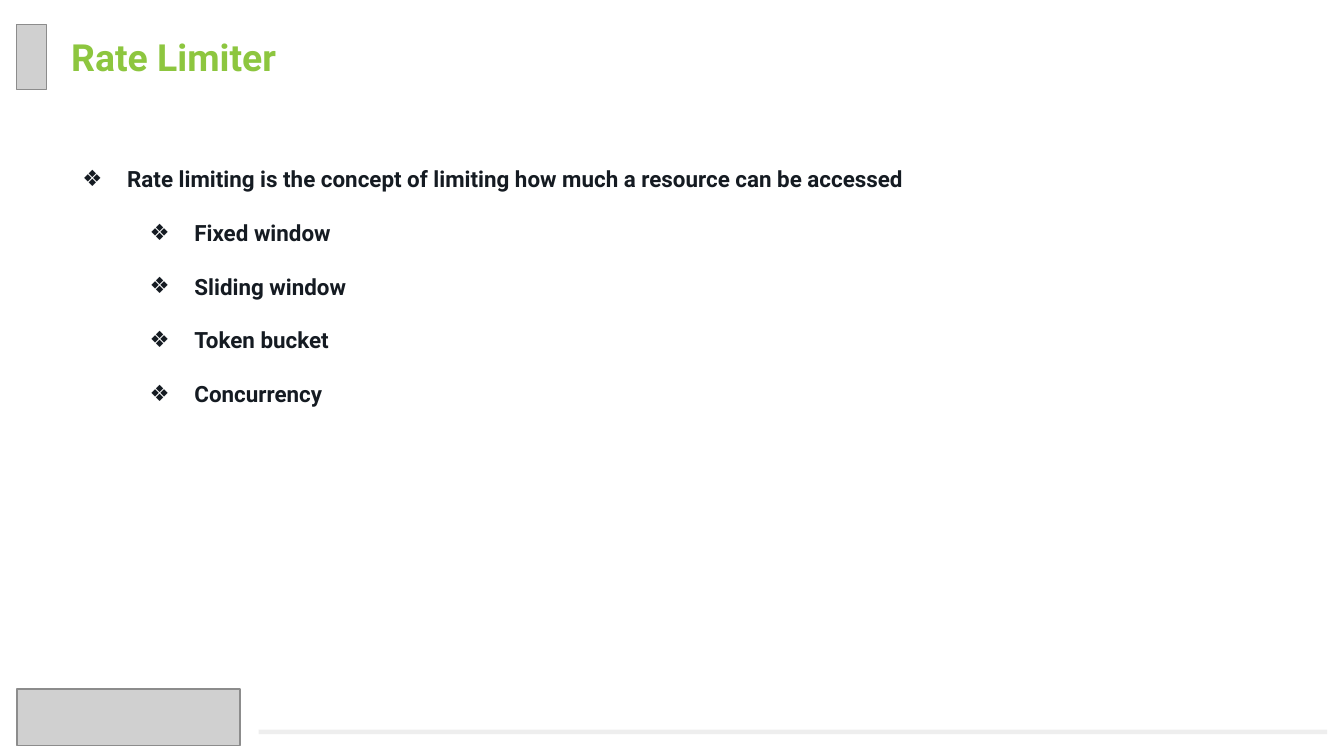
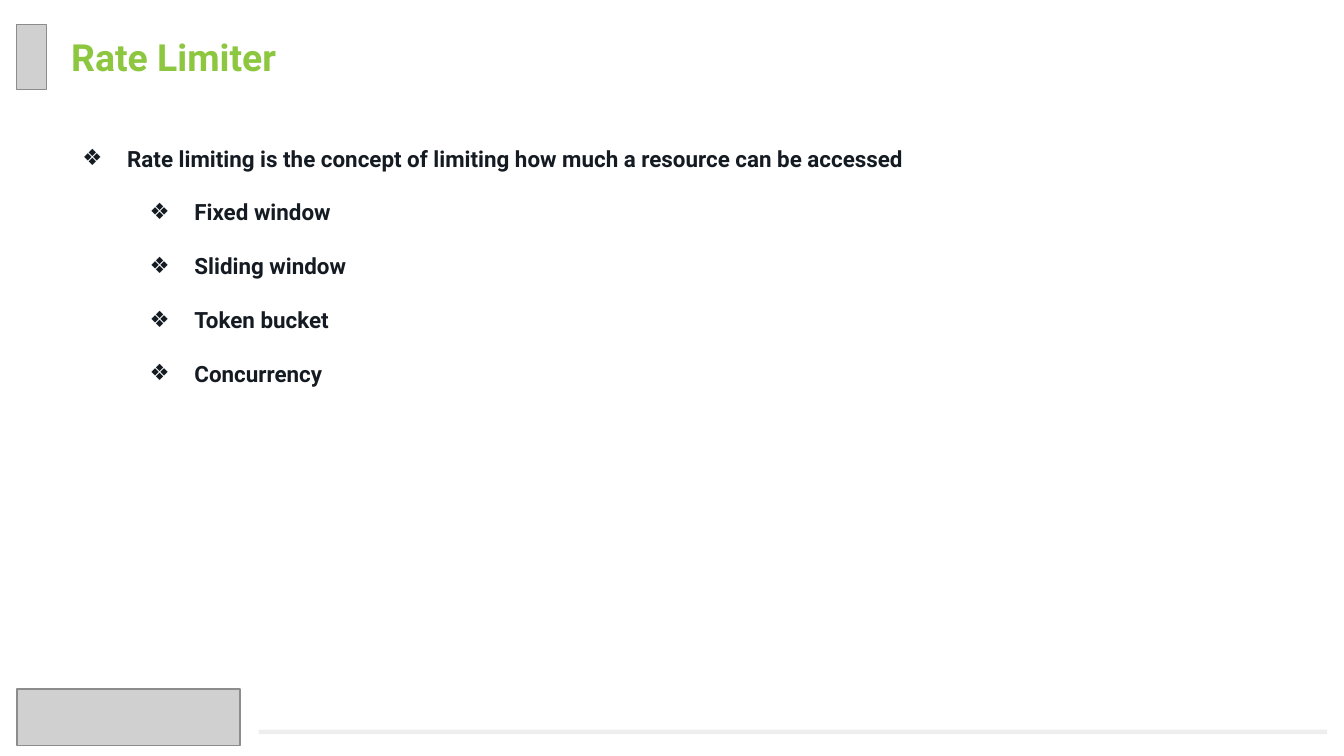
Before and after one commit to vutruong2003/dotnet7csharp11, a slide deck: slide 23 of Slide/Vu.Truong - Tech Talk - Dotnet 7 And C# 11.pptx (slide 21 before the commit). Drawn at 1344x756 pixels with LibreOffice and Linux fonts; fonts in the diff are those of the drawing; grey boxes stand for pictures. Boxes give left, top, right and bottom in pixels: in the first picture for what was removed or moved away, otherwise in the second. Text is boxed around its words. In the diff, an @@ line names an element or a change of style, - is before the commit and + after.

```diff
--- a/Slide/Vu.Truong - Tech Talk - Dotnet 7 And C# 11.pptx
+++ b/Slide/Vu.Truong - Tech Talk - Dotnet 7 And C# 11.pptx
@@ text "Rate limiting is the concept ...": place and size @@
-text "Rate limiting is the concept ..." at <box>127,170,902,407</box>
+text "Rate limiting is the concept ..." at <box>127,150,902,387</box>
```
Also in this commit, not shown: 7 other slides changed, 2 slides added, 28 other files.
